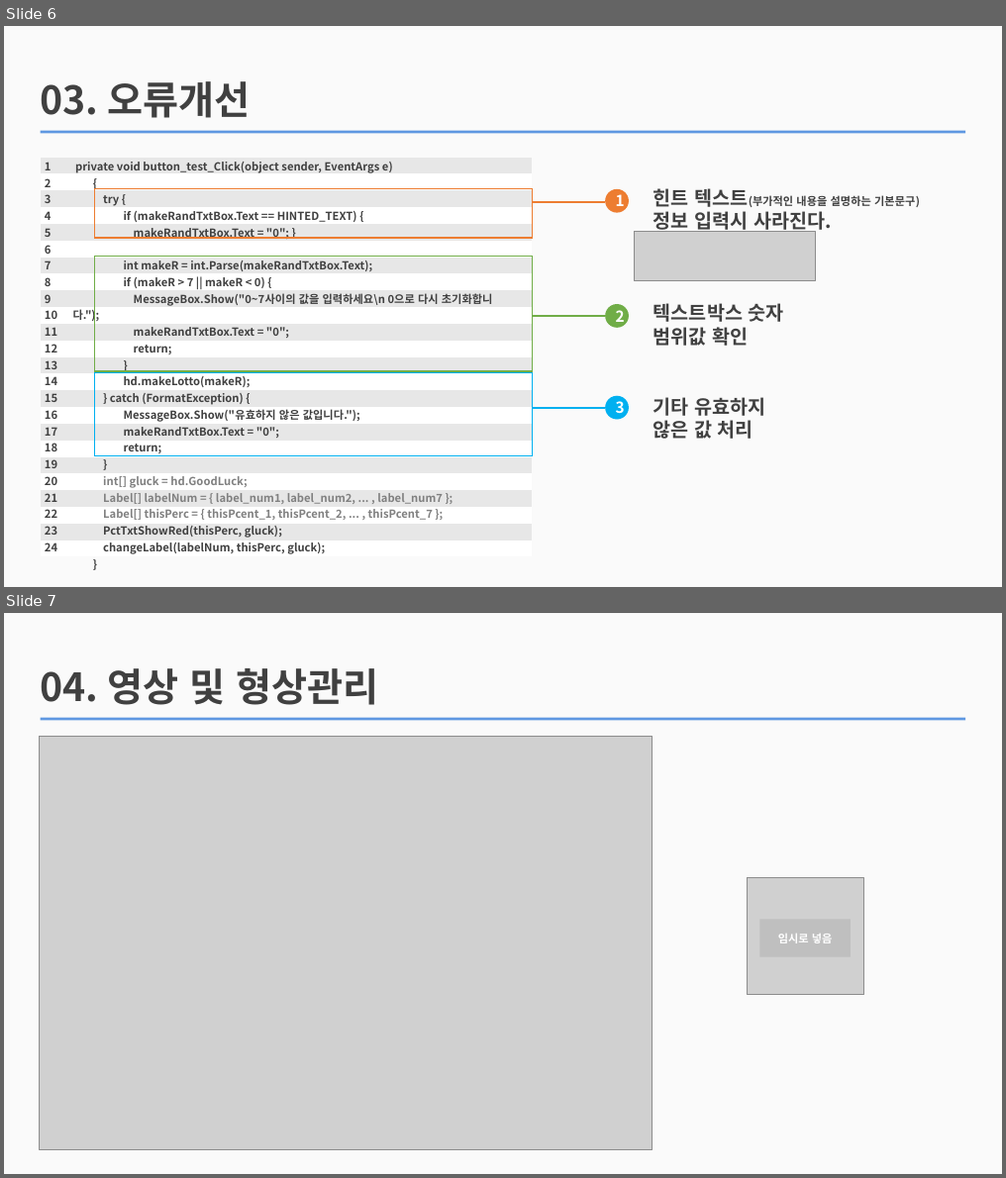
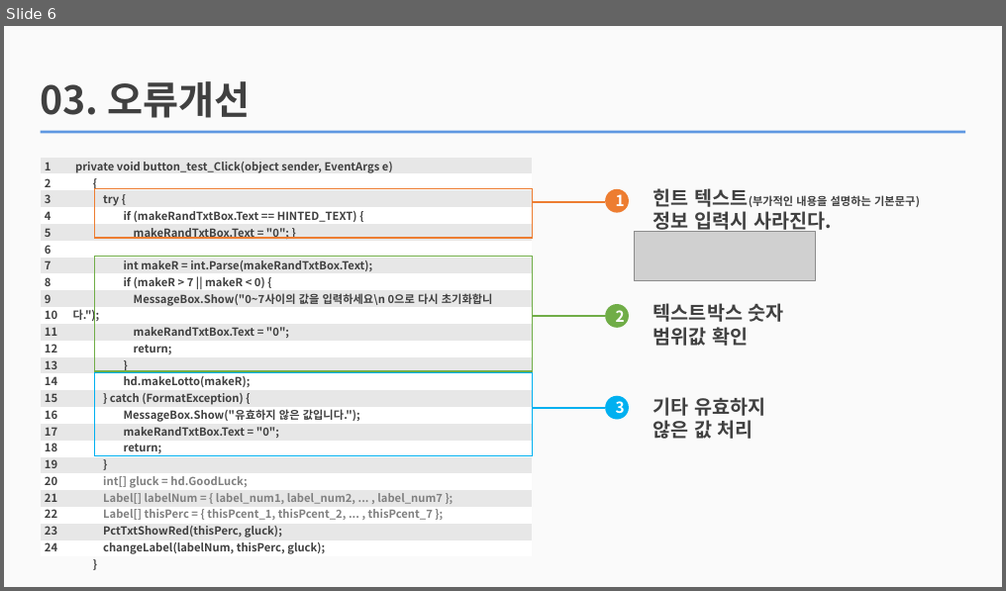
Before and after one commit to jhy0409/jhy0409, a slide deck: 2 vsStudio_P/210408_cSharp_basic_chap5/sukje_lotto/PPT/210409_로또번호 생성기.pptx. Shown one above the other, each under a label of ours: slides 6 and 7 before the commit, slide 6 after it. The pictures are 1006x1178 and 1006x591 pixels, drawn with LibreOffice and Linux fonts; fonts in the diff are those of the drawing; grey boxes stand for pictures. Boxes give left, top, right and bottom in pixels: in the first picture for what was removed or moved away, otherwise in the second. Text is boxed around its words. In the diff, an @@ line names an element or a change of style, - is before the commit and + after.

```diff
--- a/2 vsStudio_P/210408_cSharp_basic_chap5/sukje_lotto/PPT/210409_로또번호 생성기.pptx
+++ b/2 vsStudio_P/210408_cSharp_basic_chap5/sukje_lotto/PPT/210409_로또번호 생성기.pptx
@@ slide 7 removed at box(4, 613, 1002, 1174), background #FAFAFA; not listed: 1 template element that a slide beside it also shows @@
@@ text removed at box(41, 668, 378, 705) @@
-04. 영상 및 형상관리
@@ picture removed at box(39, 737, 651, 1151) @@
@@ picture removed at box(746, 878, 863, 995) @@
@@ rectangle removed at box(759, 919, 850, 958) @@
-임시로 넣음
```
Also in this commit, not shown: 1 slide added, 1 other file.
